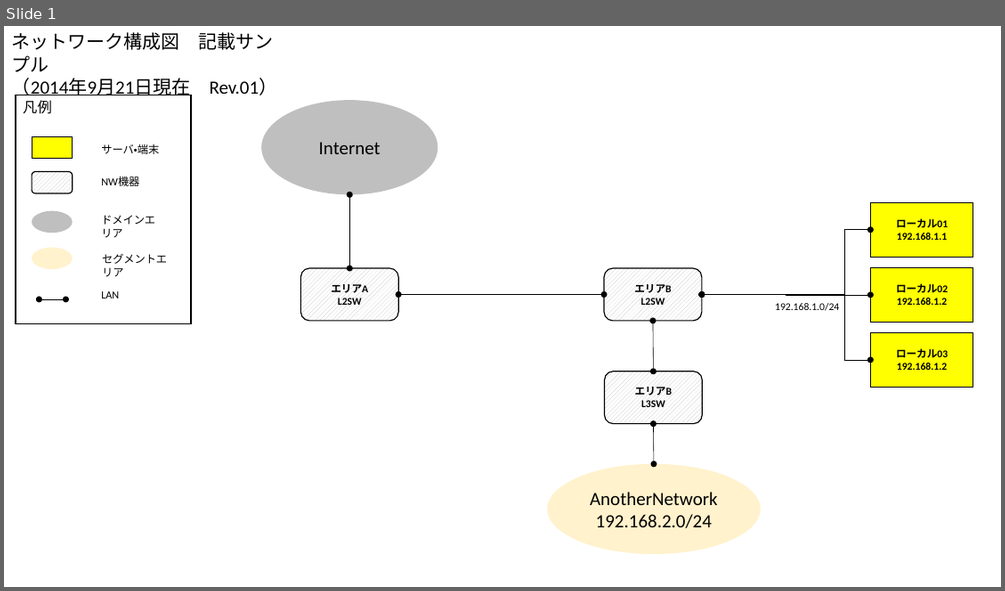
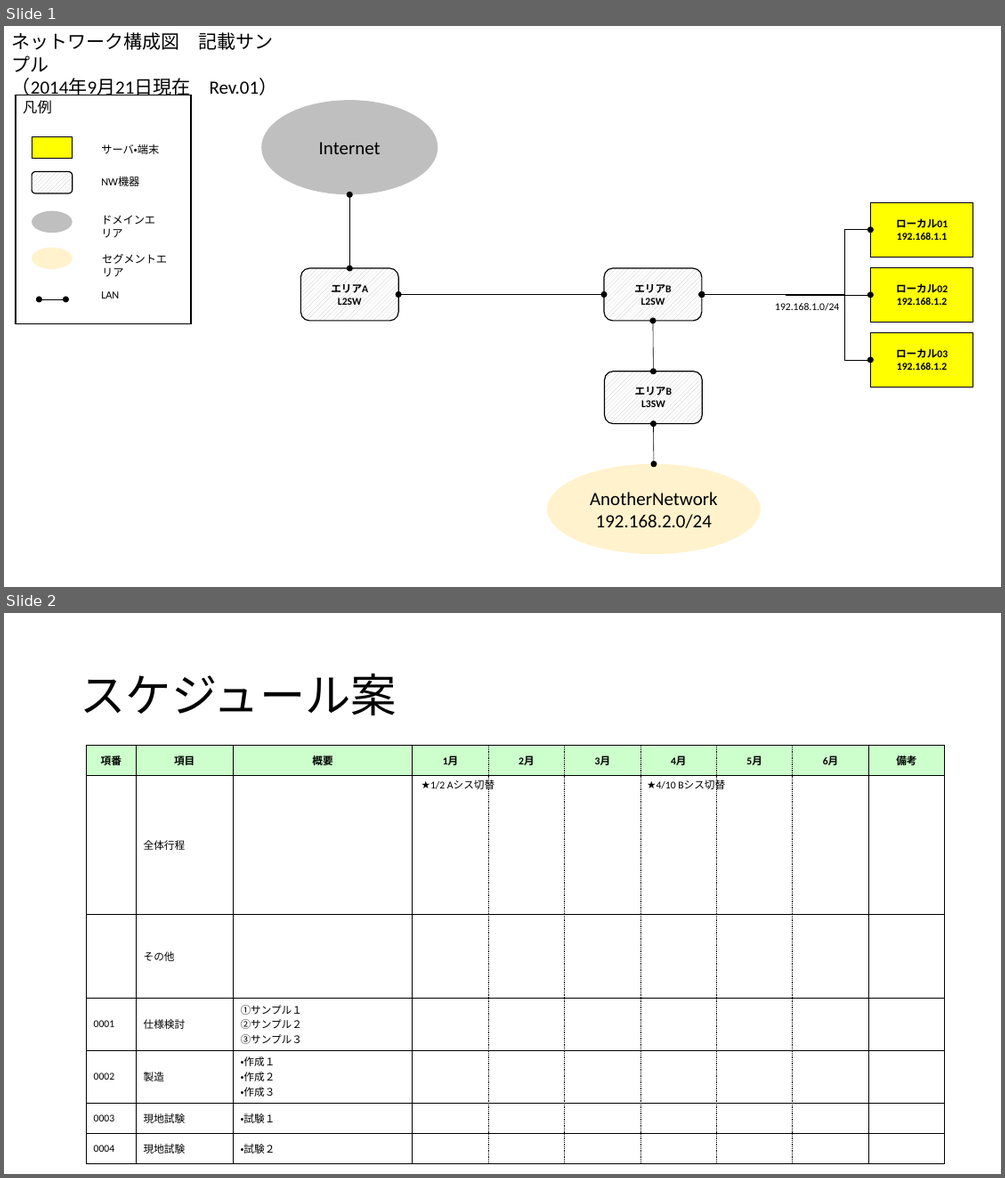
Before and after one commit to tsujimitsu/knowhow, a slide deck: designpattern/ネットワーク構成図サンプル.pptx. Shown one above the other, each under a label of ours: slide 1 before the commit, slides 1 and 2 after it. The pictures are 1005x591 and 1005x1178 pixels, drawn with LibreOffice and Linux fonts; fonts in the diff are those of the drawing. Boxes give left, top, right and bottom in pixels: in the first picture for what was removed or moved away, otherwise in the second. Text is boxed around its words. In the diff, an @@ line names an element or a change of style, - is before the commit and + after.

```diff
--- a/designpattern/ネットワーク構成図サンプル.pptx
+++ b/designpattern/ネットワーク構成図サンプル.pptx
@@ slide 2 added at (x1=4, y1=613, x2=1001, y2=1174), background #FFFFFF @@
@@ title added at (x1=80, y1=674, x2=396, y2=715), 44 pt, text #000000 @@
+スケジュール案
@@ table added at (x1=86, y1=745, x2=947, y2=1157), 7 rows, 10 columns @@
+項番 | 項目 | 概要 | 1月 | 2月 | 3月 | 4月 | 5月 | 6月 | 備考
+ | 全体行程 |  |  |  |  |  |  |  | 
+ | その他 |  |  |  |  |  |  |  | 
+0001 | 仕様検討 | ①サンプル１ / ②サンプル２ / ③サンプル３ |  |  |  |  |  |  | 
+0002 | 製造 | ・作成１ / ・作成２ / ・作成３ |  |  |  |  |  |  | 
+0003 | 現地試験 | ・試験１ |  |  |  |  |  |  | 
+0004 | 現地試験 | ・試験２ |  |  |  |  |  |  | 
@@ text added at (x1=421, y1=780, x2=494, y2=792), 10 pt, text #000000 @@
+★1/2 Aシス切替
@@ text added at (x1=647, y1=780, x2=725, y2=792), 10 pt, text #000000 @@
+★4/10 Bシス切替
```
Also in this commit, not shown: 1 other slide added.
